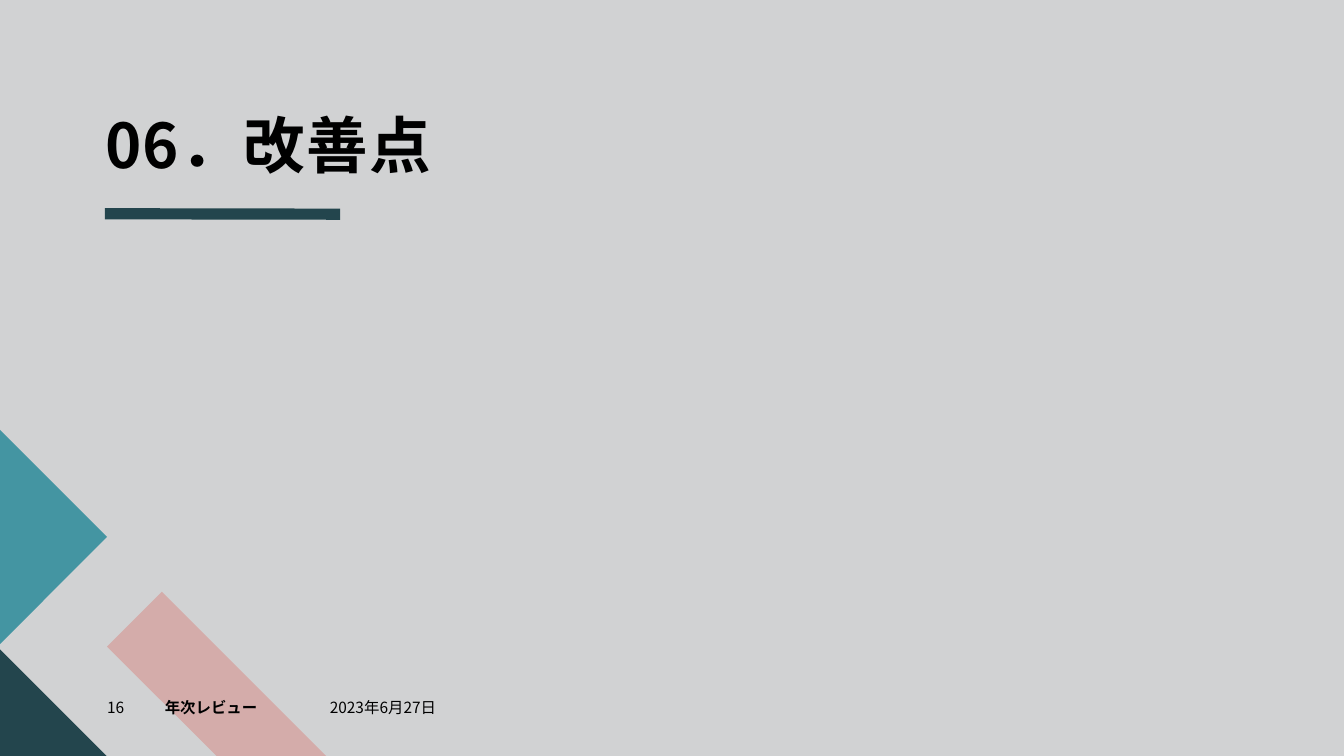
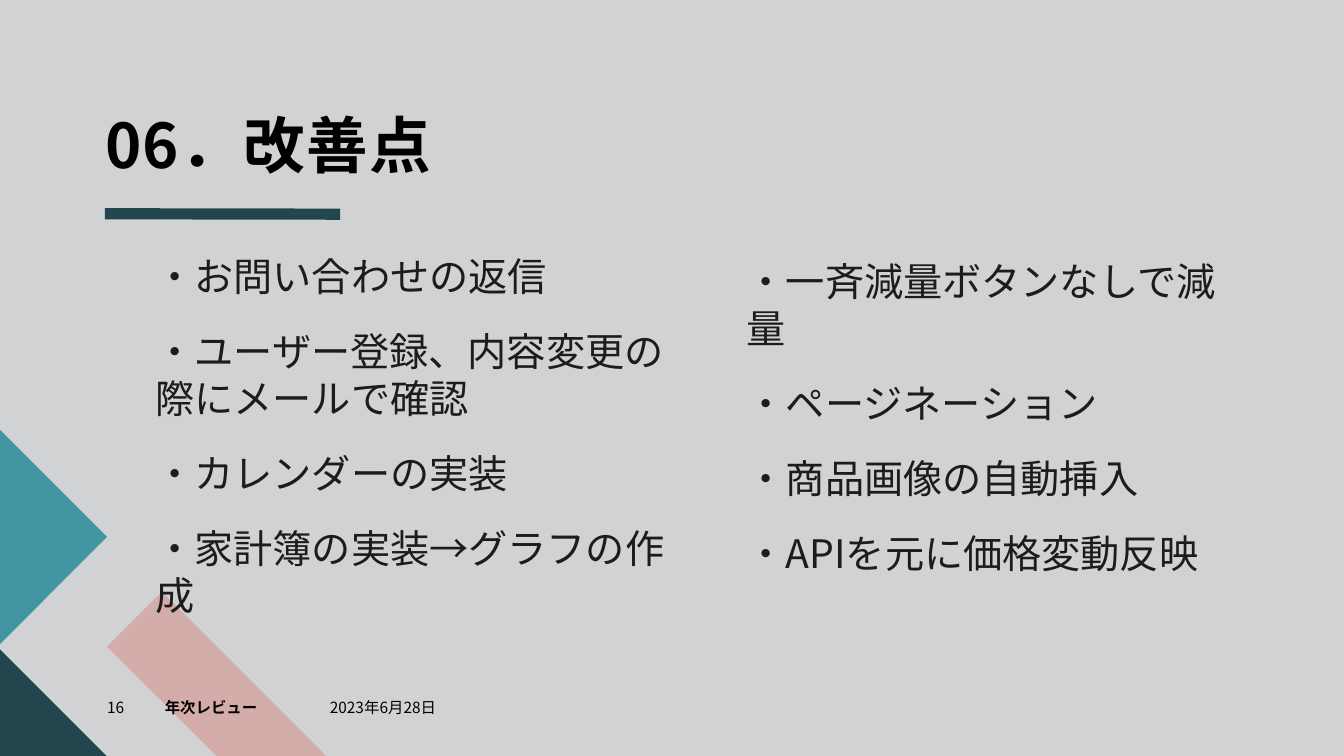
Before and after one commit to dojo2023/C-5, a slide deck: slide 16 of doc/SubsKeeper.pptx. Drawn at 1344x756 pixels with LibreOffice and Linux fonts; fonts in the diff are those of the drawing. Boxes give left, top, right and bottom in pixels: in the first picture for what was removed or moved away, otherwise in the second. Text is boxed around its words. In the diff, an @@ line names an element or a change of style, - is before the commit and + after.

```diff
--- a/doc/SubsKeeper.pptx
+++ b/doc/SubsKeeper.pptx
@@ text added at (155, 258, 664, 621), 28 pt, text #1D1C1D @@
+・お問い合わせの返信
+・ユーザー登録、内容変更の際にメールで確認
+・カレンダーの実装
+・家計簿の実装→グラフの作成
@@ text added at (747, 263, 1216, 571), 28 pt, text #1D1C1D @@
+・一斉減量ボタンなしで減量
+・ページネーション
+・商品画像の自動挿入
+・APIを元に価格変動反映
@@ text at (330, 700, 436, 715): text changed @@
-2023年6月27日
+2023年6月28日
```
Also in this commit, not shown: 16 other slides changed.
